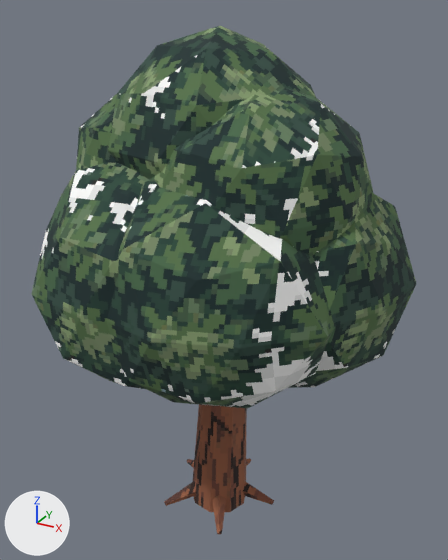
An edit to the glTF model ArenaTaticaUnity/Assets/ArenaTatica/Resources/Models/Mapa/bosque/arvore.glb, drawn before and after from the same camera.
Both versions are drawn from a 50 mm lens placed at (1.2, -2.13, 2.25), pointed at (0.01, 0.04, 1.17). Arrows for +X, +Y and +Z are at lower left; the lights stay in place. The first picture is the older version.

Objects in the first picture: 'bosque_arvore'.
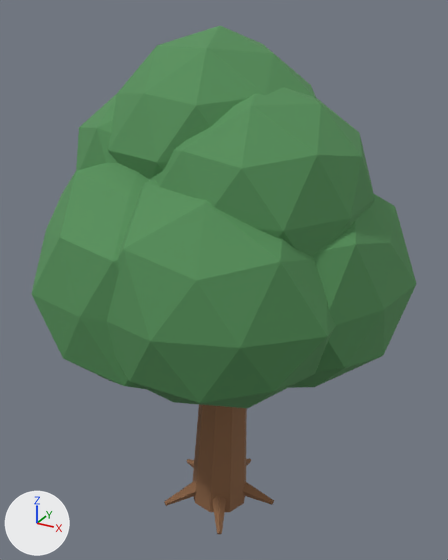
Pixel boxes [x1, y1, x2, y2] of what changed, in the pictures (448 x 560 px):
'bosque_arvore', surface changed
    both: [31, 26, 416, 534]

The change, as a list of edits to the scene's bpy script:
```text
Change mat_bosque_folhagem:
    where n0 = _N.new('ShaderNodeBsdfPrincipled'); n0.name = 'Principled BSDF'
    n0.inputs[2].default_value: 0.9 -> 0.88  # 'Roughness'
    where n2 = _N.new('ShaderNodeMix'); n2.name = 'Mix'
    add n2.inputs[7].default_value = (0.09, 0.28, 0.1, 1.0)  # 'B', green #559059
    remove n4 = _N.new('ShaderNodeTexImage'); n4.name = 'Image Texture'
    remove n4.image = img_bosque_folhagem
    remove n4.interpolation = 'Closest'
    where n3 = _N.new('ShaderNodeVertexColor'); n3.name = 'Color Attribute'
    remove _L.new(n3.outputs[0], n2.inputs[7])  # 'Color' to 'B'
    remove _L.new(n4.outputs[0], n2.inputs[6])  # 'Color' to 'A'
    add _L.new(n3.outputs[0], n2.inputs[6])  # 'Color' to 'A'
```
